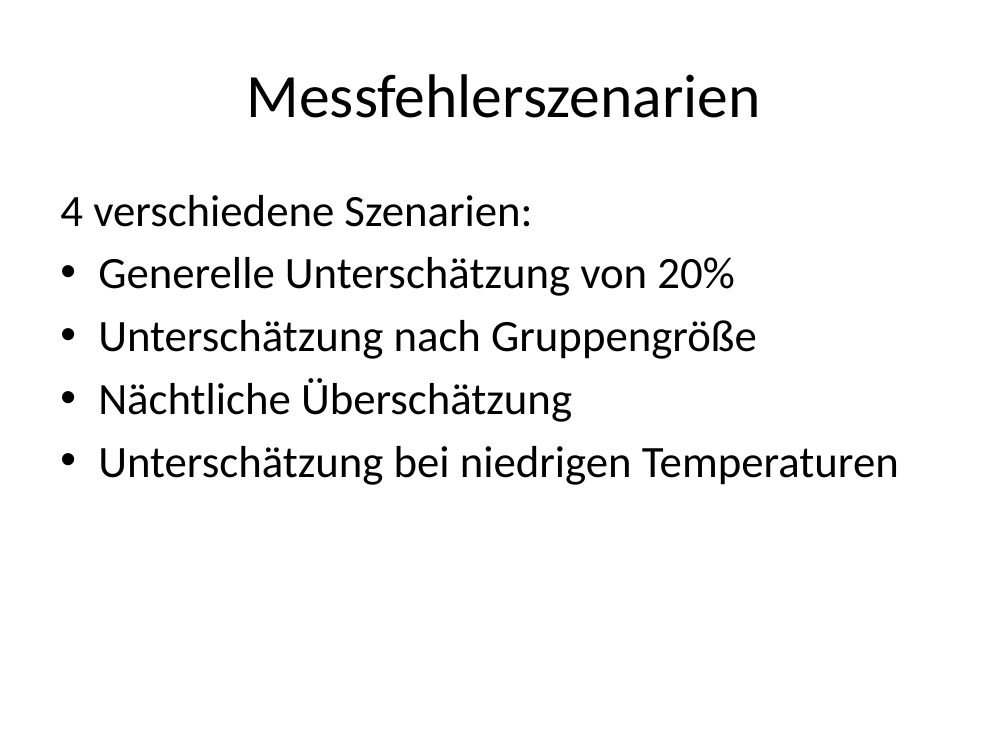
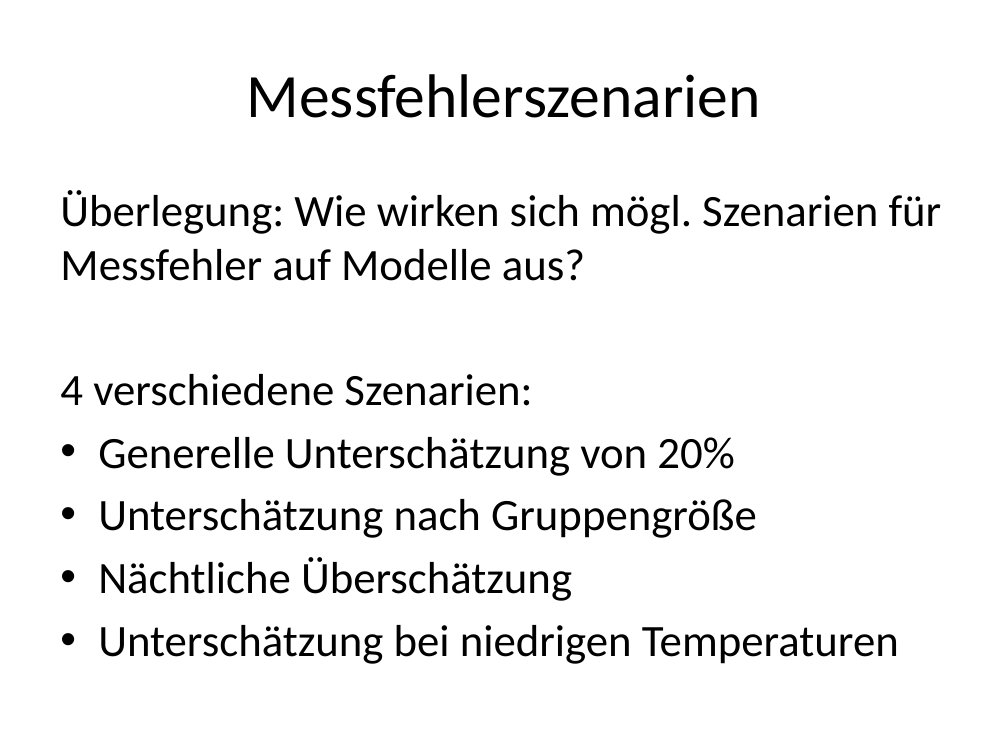
Before and after one commit to leavanh/LVS, a slide deck: slide 4 of Organisatorisches/messfehlerfolien.pptx. Drawn at 1008x756 pixels with LibreOffice and Linux fonts; fonts in the diff are those of the drawing. Boxes give left, top, right and bottom in pixels: in the first picture for what was removed or moved away, otherwise in the second. Text is boxed around its words. In the diff, an @@ line names an element or a change of style, - is before the commit and + after.

Commit message:
Szenarienplots und Folien aktualisiert

```diff
--- a/Organisatorisches/messfehlerfolien.pptx
+++ b/Organisatorisches/messfehlerfolien.pptx
@@ text at [60,190,942,281]: paragraph added @@
+Überlegung: Wie wirken sich mögl. Szenarien für Messfehler auf Modelle aus?
```
Also in this commit, not shown: 3 other slides changed, 3 slides added, 2 slides removed, 2 other files.
